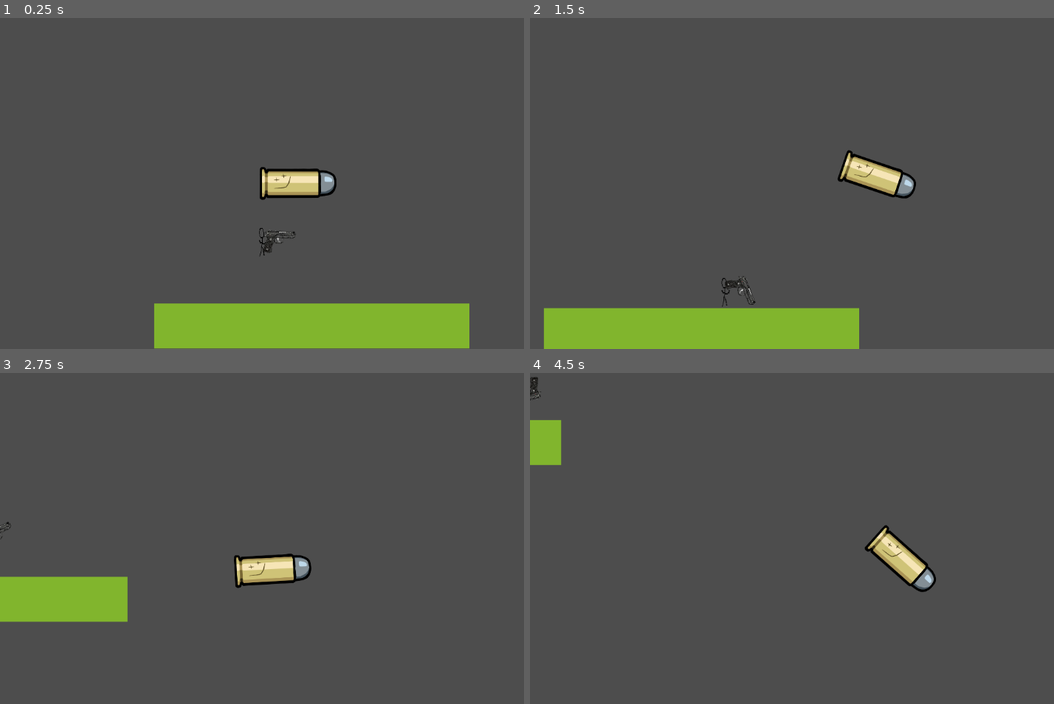
Above: before the commit, frames 1-4 (two rows, left to right).
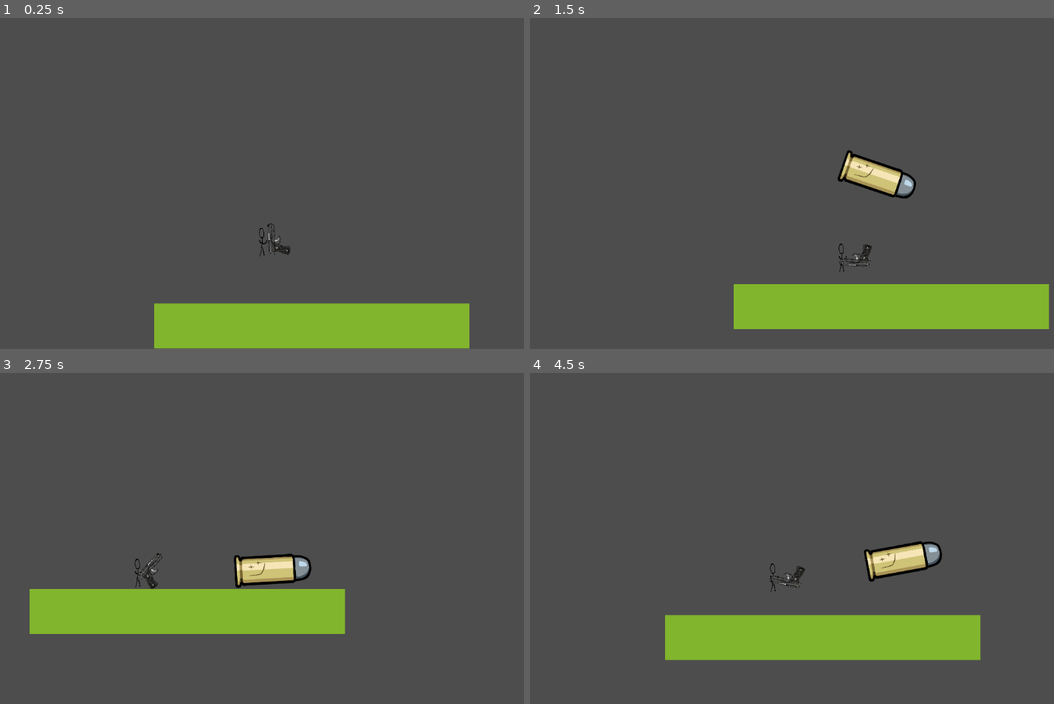
Above: after the commit, the same moments.

Repository: Panda248/Emu-War
Game: Godot game, scene res://scenes/World.tscn
The game is run twice, just before and just after one commit, with the same random seed, the same clock (stepped at 60 frames per second) and the same inputs.
Inputs (mouse positions are in pixels of both pictures, inside the frame that each line leads up to):
- Up to frame 1 (0.25 s): no input
- Up to frame 2 (1.5 s): tap Enter (ui_accept) at 0.5, 0.6 s; move the mouse to (954, 166) at 0.52 s; hold Right (ui_right) from 0.53 s (still down); tap W (jump, bound only after the commit) at 0.77, 1.07 s; click (954, 166) at 0.8 s; move the mouse to (708, 200) at 1.27 s; click (708, 200) at 1.35 s
- Up to frame 3 (2.75 s): tap W (jump, bound only after the commit) at 1.52, 1.55, 1.82, 2.1 s; move the mouse to (356, 465) at 2.02 s; release Right (ui_right) at 2.03 s; hold Left (ui_left) from 2.03 s (still down); tap Enter (ui_accept) at 2.3 s
- Up to frame 4 (4.5 s): move the mouse to (797, 604) at 2.77 s; release Left (ui_left) at 2.78 s; hold Right (ui_right) 2.78-4.28 s; tap Enter (ui_accept) at 2.85, 4.35 s; tap W (jump, bound only after the commit) at 3.02, 3.32, 3.77, 3.8, 4.07 s; click (797, 604) at 3.05 s; move the mouse to (1001, 588) at 3.52 s; click (1001, 588) at 3.6 s; move the mouse to (650, 488) at 4.27 s; hold Left (ui_left) from 4.28 s (still down)

The runs differ from the first frame. In frame 1, 1.4% of the frame differs, in the area x 49-65%, y 44-72%; in frame 2, 13%, in the area x 2-100%, y 68-100%; in frame 3, 8.0%; in frame 4, 11%.

Commit message:
switch to bullet

Diff:
--- a/Gun.gd
+++ b/Gun.gd
@@ -8,5 +8,7 @@
 
 # Called every frame. 'delta' is the elapsed time since the previous frame.
 func _process(delta):
-	var mousePosition = get_viewport().get_mouse_position()
-	rotate(get_angle_to(mousePosition))
+	var angleTo = global_position.direction_to(get_global_mouse_position()).angle()
+	angleTo = lerp_angle(global_rotation, angleTo, 1.0)
+	angleTo = clamp(angleTo, global_rotation - 1, global_rotation + 1)
+	set_global_rotation(angleTo)
--- a/Gun.tscn
+++ b/Gun.tscn
@@ -8,3 +8,6 @@
 
 [node name="Sprite2D" type="Sprite2D" parent="."]
 texture = ExtResource("2_oyyue")
+
+[node name="Point" type="Marker2D" parent="."]
+position = Vector2(75, -57)
--- a/Player.gd
+++ b/Player.gd
@@ -14,12 +14,12 @@
 		velocity.y += gravity * delta
 
 	# Handle Jump.
-	if Input.is_action_just_pressed("ui_accept") and is_on_floor():
+	if Input.is_action_just_pressed("jump") and is_on_floor():
 		velocity.y = JUMP_VELOCITY
 
 	# Get the input direction and handle the movement/deceleration.
 	# As good practice, you should replace UI actions with custom gameplay actions.
-	var direction = Input.get_axis("ui_left", "ui_right")
+	var direction = Input.get_axis("move_left", "move_right")
 	if direction:
 		velocity.x = direction * SPEED
 	else:
--- a/project.godot
+++ b/project.godot
@@ -23,6 +23,29 @@
 
 project/assembly_name="bullet"
 
+[input]
+
+move_left={
+"deadzone": 0.5,
+"events": [Object(InputEventKey,"resource_local_to_scene":false,"resource_name":"","device":0,"window_id":0,"alt_pressed":false,"shift_pressed":false,"ctrl_pressed":false,"meta_pressed":false,"pressed":false,"keycode":0,"physical_keycode":65,"key_label":0,"unicode":0,"echo":false,"script":null)
+]
+}
+move_right={
+"deadzone": 0.5,
+"events": [Object(InputEventKey,"resource_local_to_scene":false,"resource_name":"","device":-1,"window_id":0,"alt_pressed":false,"shift_pressed":false,"ctrl_pressed":false,"meta_pressed":false,"pressed":false,"keycode":0,"physical_keycode":68,"key_label":0,"unicode":100,"echo":false,"script":null)
+]
+}
+jump={
+"deadzone": 0.5,
+"events": [Object(InputEventKey,"resource_local_to_scene":false,"resource_name":"","device":-1,"window_id":0,"alt_pressed":false,"shift_pressed":false,"ctrl_pressed":false,"meta_pressed":false,"pressed":false,"keycode":0,"physical_keycode":87,"key_label":0,"unicode":119,"echo":false,"script":null)
+]
+}
+shoot={
+"deadzone": 0.5,
+"events": [Object(InputEventMouseButton,"resource_local_to_scene":false,"resource_name":"","device":-1,"window_id":0,"alt_pressed":false,"shift_pressed":false,"ctrl_pressed":false,"meta_pressed":false,"button_mask":1,"position":Vector2(223, 8),"global_position":Vector2(227, 51),"factor":1.0,"button_index":1,"pressed":true,"double_click":false,"script":null)
+]
+}
+
 [rendering]
 
 renderer/rendering_method="gl_compatibility"
--- a/scenes/World.tscn
+++ b/scenes/World.tscn
@@ -196,5 +196,6 @@
 layer_0/tile_data = PackedInt32Array(1703911, 0, 0, 1769447, 0, 0, 1834983, 0, 0, 1900519, 0, 0, 1966055, 0, 0, 2031591 …(8797 unchanged characters)…
 
 [node name="Bullet" parent="." instance=ExtResource("1_d5ma5")]
+visible = false
 
 [node name="Player" parent="." instance=ExtResource("5_yeevo")]
--- a/scripts/World.gd
+++ b/scripts/World.gd
@@ -4,3 +4,10 @@
 
 func _ready():
 	player = $Bullet
+
+func _process(delta):
+	if Input.is_action_just_pressed("shoot"):
+		$Bullet.position.x = $Player/Gun/Point.position.x
+		$Bullet.position.y = $Player/Gun/Point.position.y
+		player = $Bullet
+		player.visible = true
Not shown: 1 places in Gun.tscn that only renumber resources
Not shown: 1 places in scenes/World.tscn that only renumber resources
